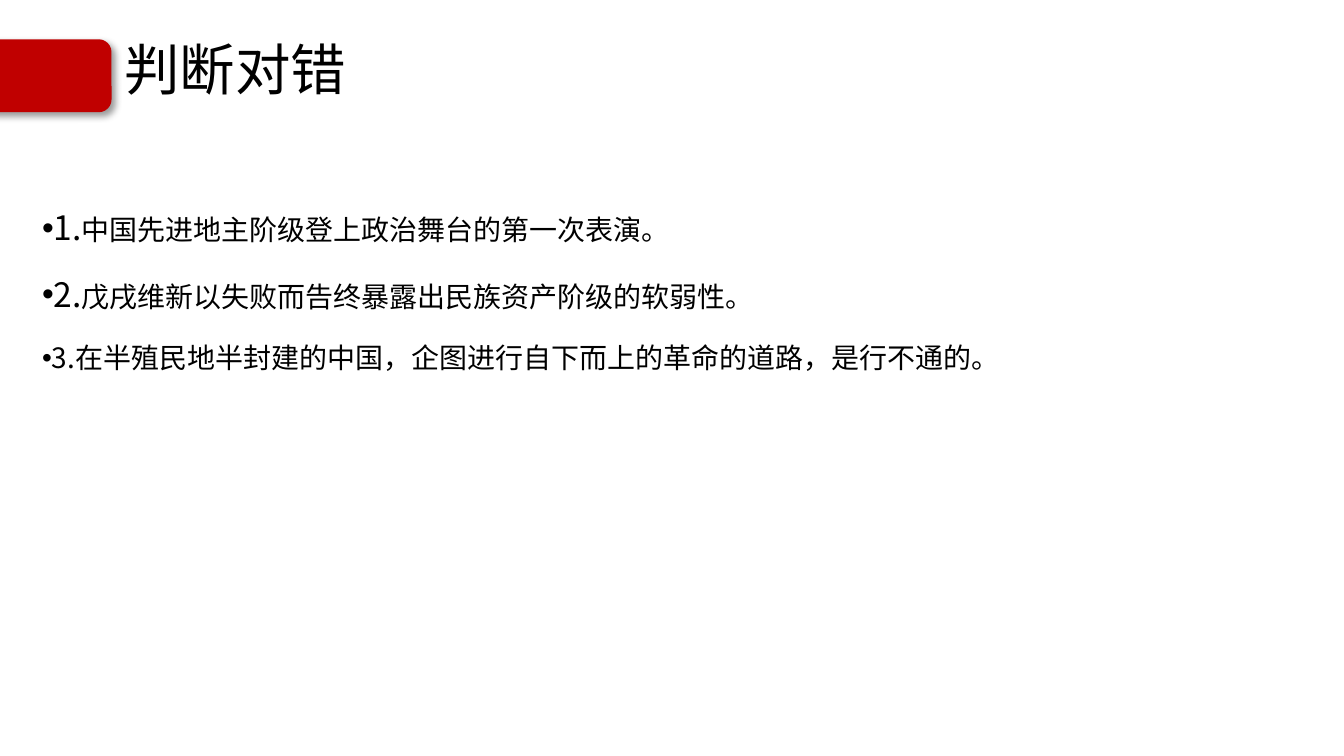
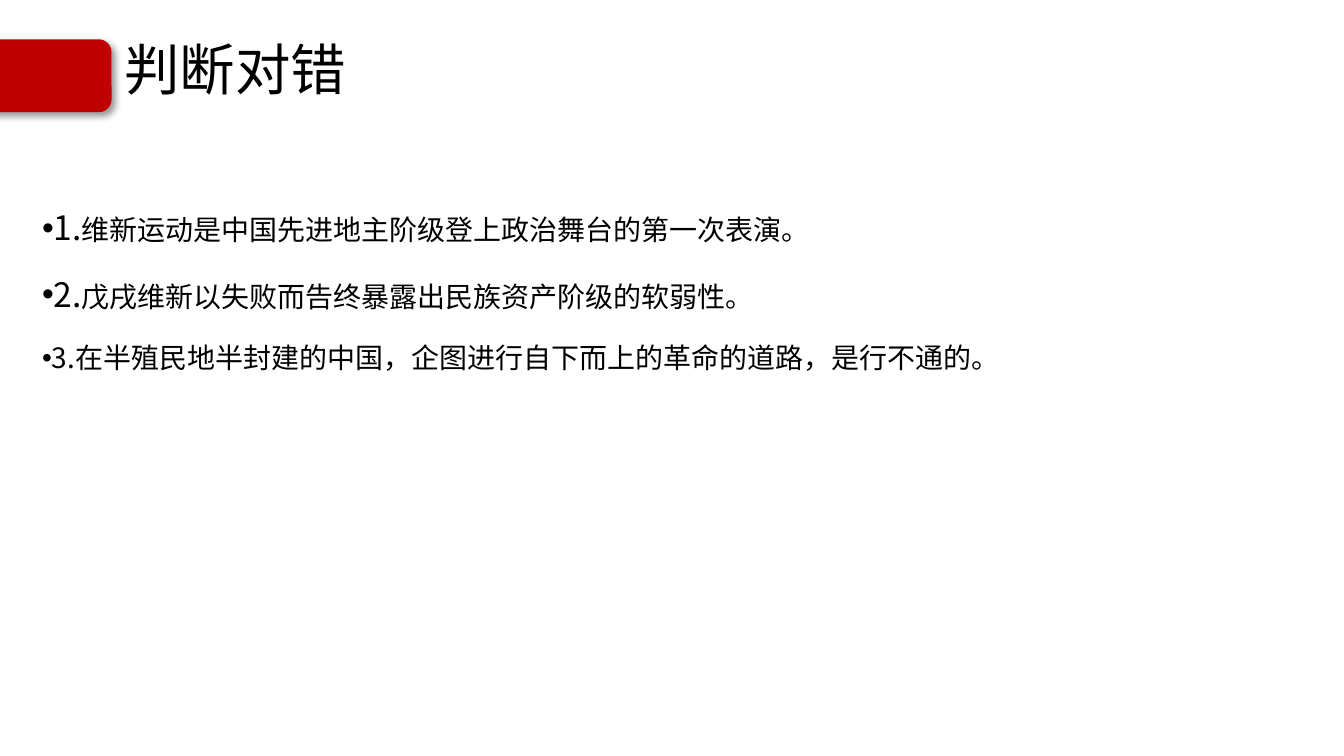
Before and after one commit to Call-me-zhy/tangtang, a slide deck: slide 96 of 5 中国近现代史纲要/课件/中国近现代史纲要精讲2.pptx (slide 95 before the commit). Drawn at 1344x756 pixels with LibreOffice and Linux fonts; fonts in the diff are those of the drawing; background and template pictures are left out. Boxes give left, top, right and bottom in pixels: in the first picture for what was removed or moved away, otherwise in the second. Text is boxed around its words. In the diff, an @@ line names an element or a change of style, - is before the commit and + after.

```diff
--- a/5 中国近现代史纲要/课件/中国近现代史纲要精讲2.pptx
+++ b/5 中国近现代史纲要/课件/中国近现代史纲要精讲2.pptx
@@ text at [54, 215, 810, 243]: text changed @@
-  • 1.中国先进地主阶级登上政治舞台的第一次表演。
+  • 1.维新运动是中国先进地主阶级登上政治舞台的第一次表演。
```
Also in this commit, not shown: 25 other slides changed, 1 slide added, 2 other files.
